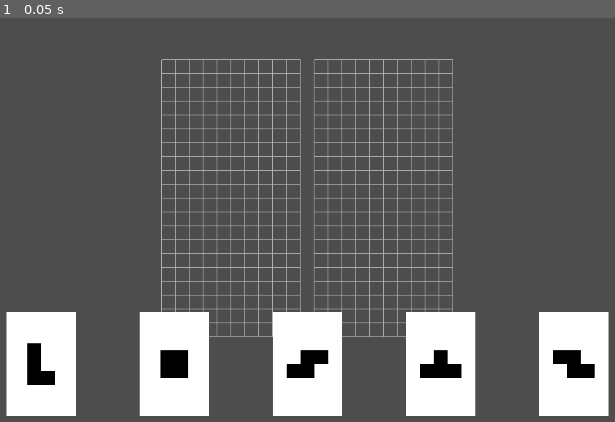
Above: before the commit, frame 1.
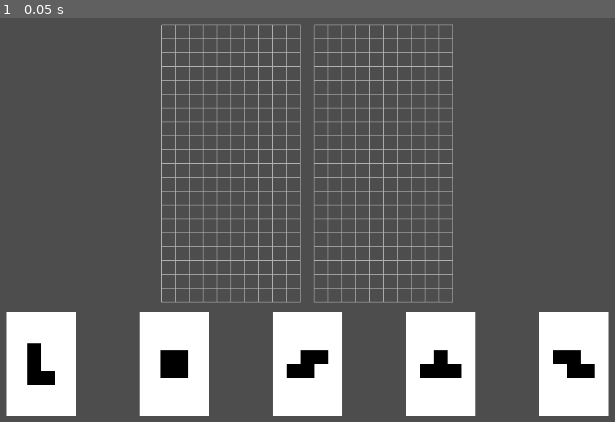
Above: after the commit, the same moment.

Repository: dBinet/SquirrelAttack
Game: Godot game, scene res://scenes/Main.tscn
Two runs of this game, one before a commit and one after it. Both use one fixed random seed, a clock stepped at 60 frames per second and the inputs below.
Inputs:
- Up to frame 1 (0.05 s): no input

The runs differ from the first frame. In frame 1, 5.2% of the frame differs, in the area x 26-74%, y 1-79%.

Commit message:
Move grids slightly upward

Diff:
--- a/scripts/Main.gd
+++ b/scripts/Main.gd
@@ -8,6 +8,7 @@
 const CARD_SCENE := preload("res://scenes/Card.tscn")
 const BOTTOM_MARGIN := 10.0
 const GRID_MARGIN := 20.0
+const GRID_VERTICAL_OFFSET := 50.0
 
 func _ready():
     _previous_viewport_size = get_viewport_rect().size
@@ -51,7 +52,7 @@
     var grid_height := Grid.ROWS * Grid.CELL_SIZE
     var pair_width := grid_width * 2 + GRID_MARGIN
     var start_x := (viewport_size.x - pair_width) / 2.0
-    var top_y := (viewport_size.y - grid_height) / 2.0
+    var top_y := (viewport_size.y - grid_height) / 2.0 - GRID_VERTICAL_OFFSET
     _grids[0].position = Vector2(start_x, top_y)
     _grids[1].position = Vector2(start_x + grid_width + GRID_MARGIN, top_y)
 
